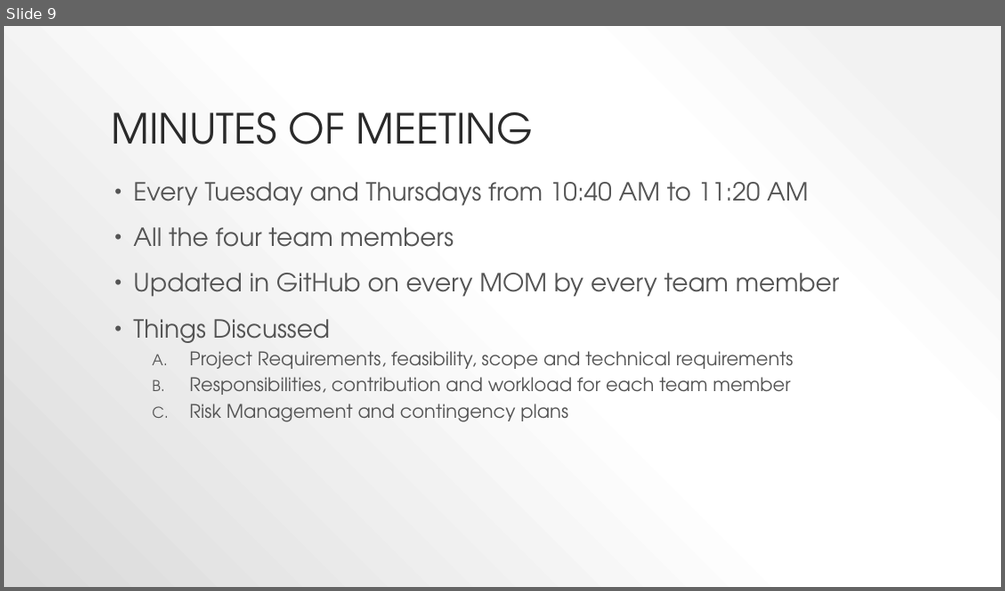
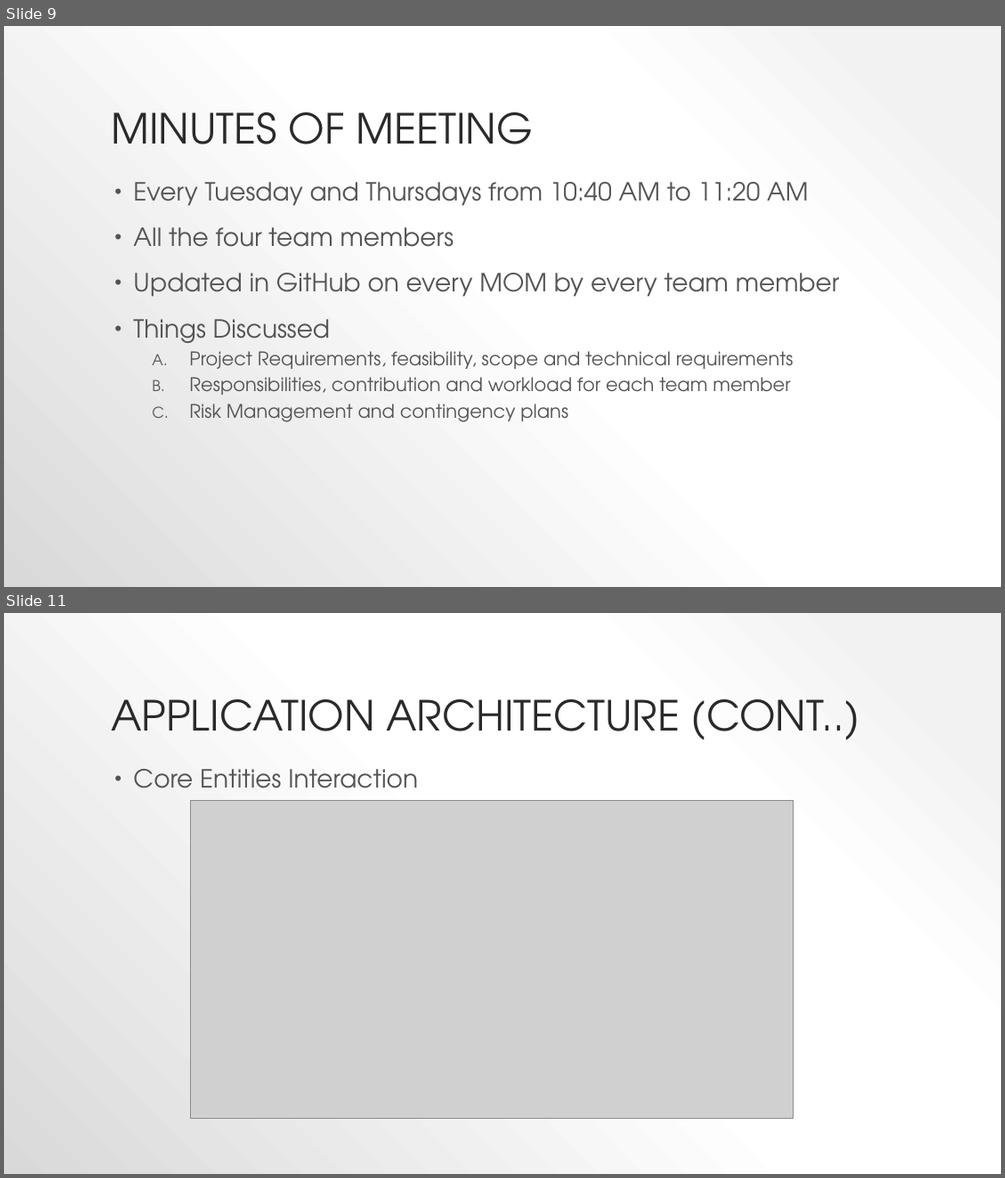
Before and after one commit to anuragchitnis/bus-tracking-system, a slide deck: docs/Presentations/project proposal.pptx. Shown one above the other, each under a label of ours: slide 9 before the commit, slides 9 and 11 after it; the slides between them are not shown. The pictures are 1005x591 and 1005x1178 pixels, drawn with LibreOffice and Linux fonts; fonts in the diff are those of the drawing; grey boxes stand for pictures. Boxes give left, top, right and bottom in pixels: in the first picture for what was removed or moved away, otherwise in the second. Text is boxed around its words. In the diff, an @@ line names an element or a change of style, - is before the commit and + after.

```diff
--- a/docs/Presentations/project proposal.pptx
+++ b/docs/Presentations/project proposal.pptx
@@ slide 11 added at bbox=[4, 613, 1001, 1174], background gradient #F2F2F2 to #FFFFFF to #D9D9D9 @@
@@ title added at bbox=[111, 699, 860, 740], 40 pt, text #2A2A2A @@
+APPLICATION ARCHITECTURE (CONT..)
@@ text added at bbox=[133, 769, 418, 788], 24 pt, text #545454 @@
+• Core Entities Interaction
@@ picture added at bbox=[191, 800, 793, 1118] @@
```
Also in this commit, not shown: 5 other slides added.
